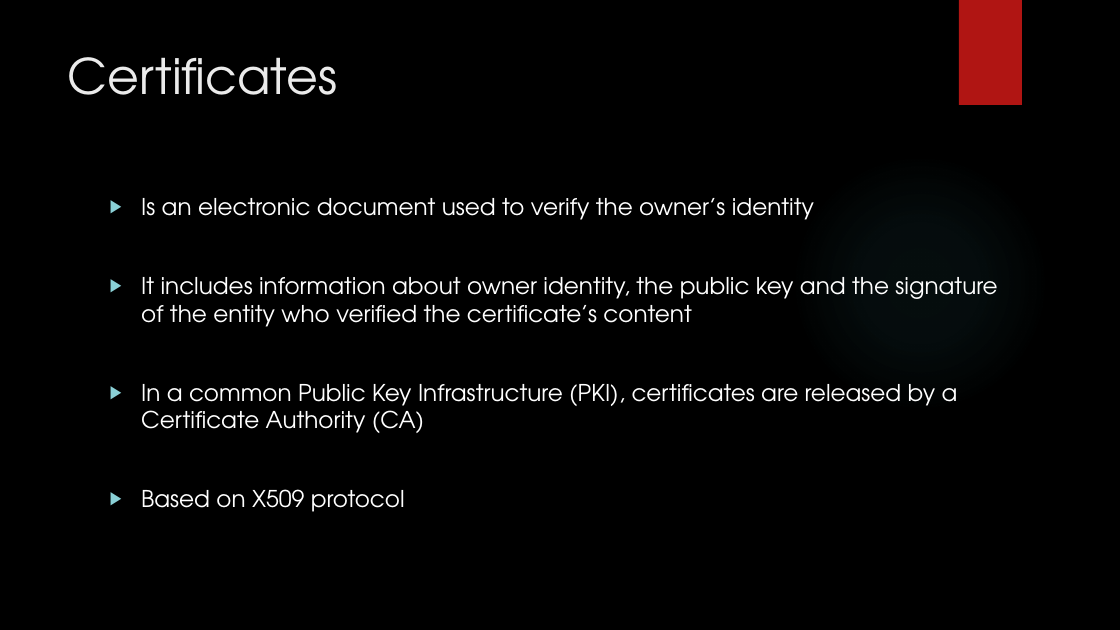
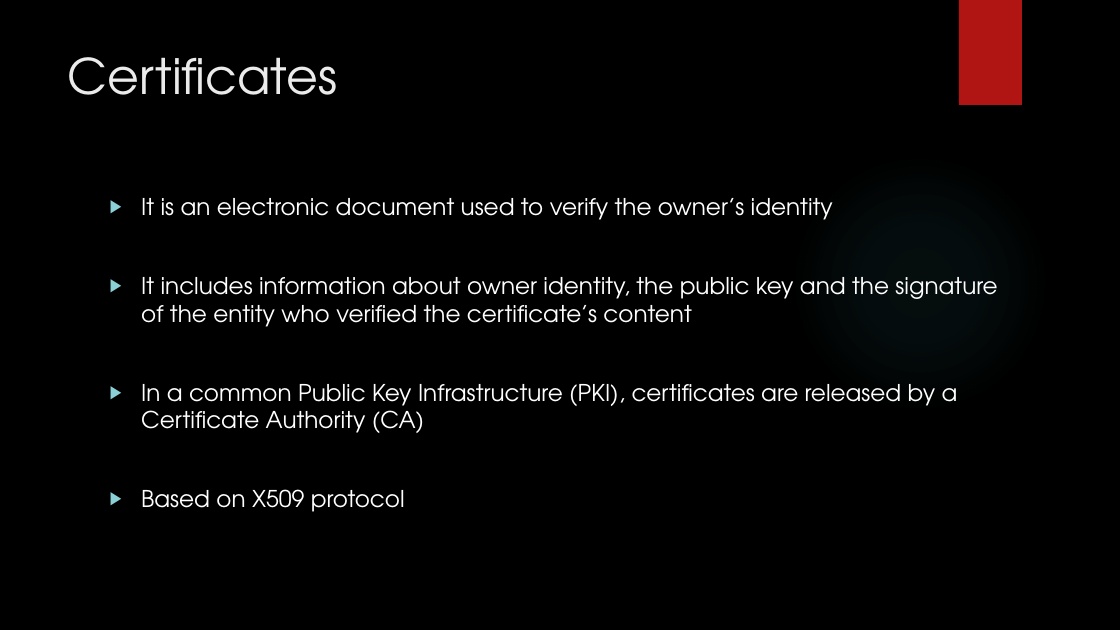
Before and after one commit to DeMaCS-UNICAL/NetworkSecurity, a slide deck: slide 5 of esercitazioni/Laboratory_22-23/Session_3/Lab_03_Slides.pptx (slide 4 before the commit). Drawn at 1120x630 pixels with LibreOffice and Linux fonts; fonts in the diff are those of the drawing; background and template pictures are left out. Boxes give left, top, right and bottom in pixels: in the first picture for what was removed or moved away, otherwise in the second. Text is boxed around its words. In the diff, an @@ line names an element or a change of style, - is before the commit and + after.

```diff
--- a/esercitazioni/Laboratory_22-23/Session_3/Lab_03_Slides.pptx
+++ b/esercitazioni/Laboratory_22-23/Session_3/Lab_03_Slides.pptx
@@ text at (141,198,833,220): text changed @@
-▶ Is an electronic document used to verify the owner’s identity
+▶ It is an electronic document used to verify the owner’s identity
```
Also in this commit, not shown: 2 other slides changed, 1 slide added, 1 other file.
